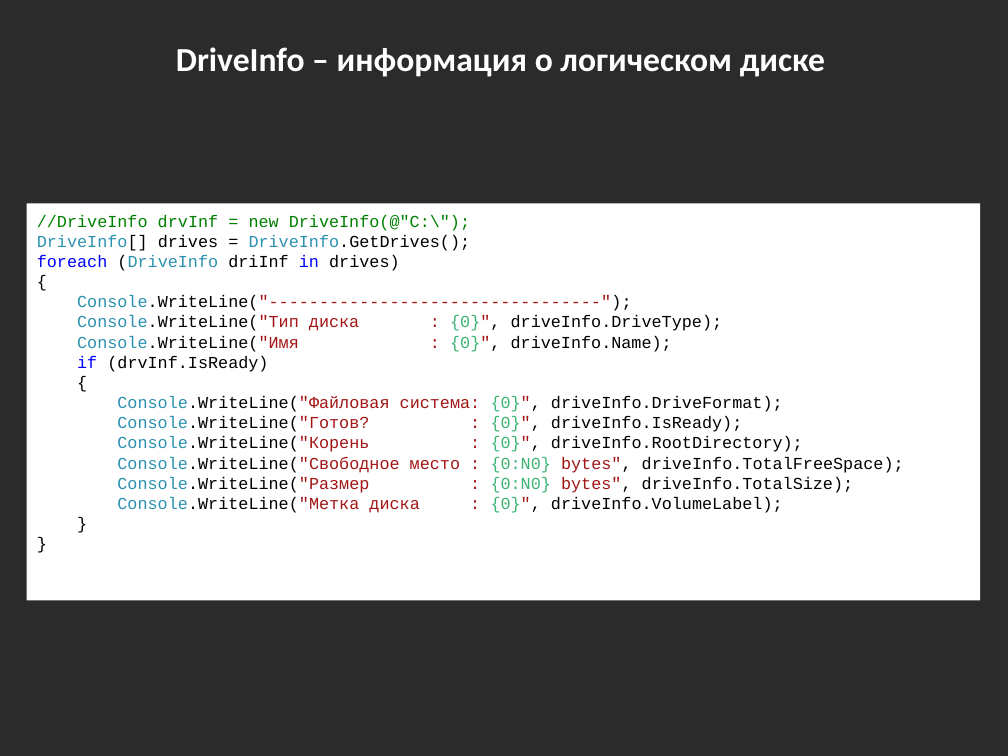
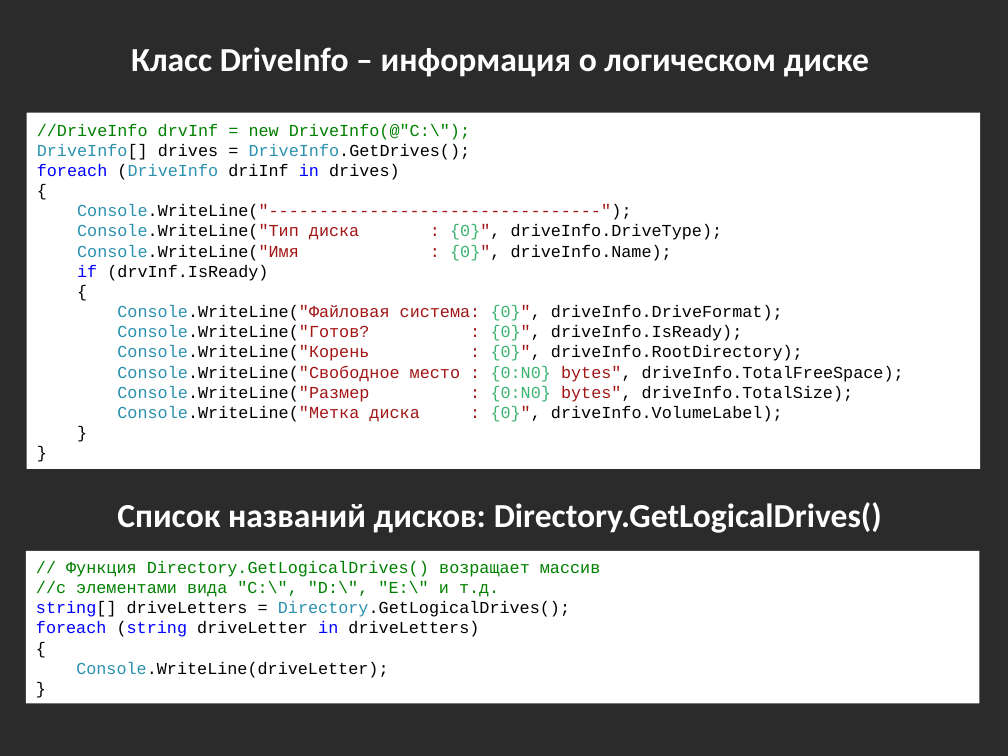
Before and after one commit to bazile/Training, a slide deck: slide 18 of Presentation/lesson-04-io.pptx. Drawn at 1008x756 pixels with LibreOffice and Linux fonts; fonts in the diff are those of the drawing; background and template pictures are left out; a plain dark background stands for a picture behind light text. Boxes give left, top, right and bottom in pixels: in the first picture for what was removed or moved away, otherwise in the second. Text is boxed around its words. In the diff, an @@ line names an element or a change of style, - is before the commit and + after.

Commit message:
Directory.GetLogicalDrives() example

```diff
--- a/Presentation/lesson-04-io.pptx
+++ b/Presentation/lesson-04-io.pptx
@@ text at [131,47,869,77]: text changed @@
-DriveInfo – информация о логическом диске
+Класс DriveInfo – информация о логическом диске
@@ rectangle "//DriveInfo drvInf = new DriveInfo(@"C:\");": place and size @@
-rectangle "//DriveInfo drvInf = new DriveInfo(@"C:\");" at [27,204,981,601]
+rectangle "//DriveInfo drvInf = new DriveInfo(@"C:\");" at [27,113,981,469]
@@ text added at [117,502,882,533], 24 pt, text #FFFFFF, bold @@
+Список названий дисков: Directory.GetLogicalDrives()
@@ rectangle added at [26,550,980,703], fill #FFFFFF, 12 pt, text #008000 @@
+// Функция Directory.GetLogicalDrives() возращает массив
+//с элементами вида "C:\", "D:\", "E:\" и т.д.
+string[] driveLetters = Directory.GetLogicalDrives();
+foreach (string driveLetter in driveLetters)
+{
+Console.WriteLine(driveLetter);
+}
```
Also in this commit, not shown: 1 other file.
